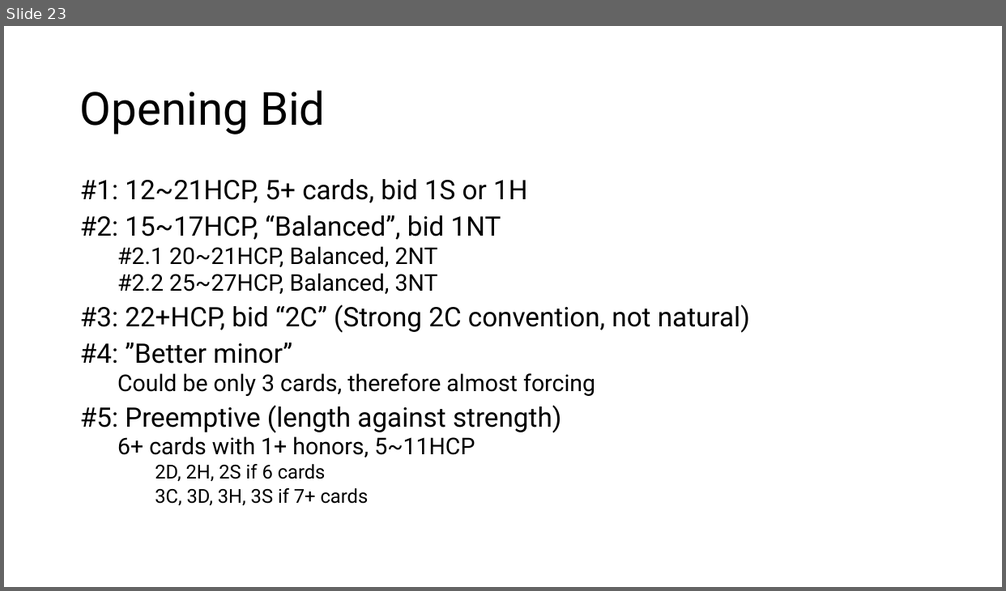
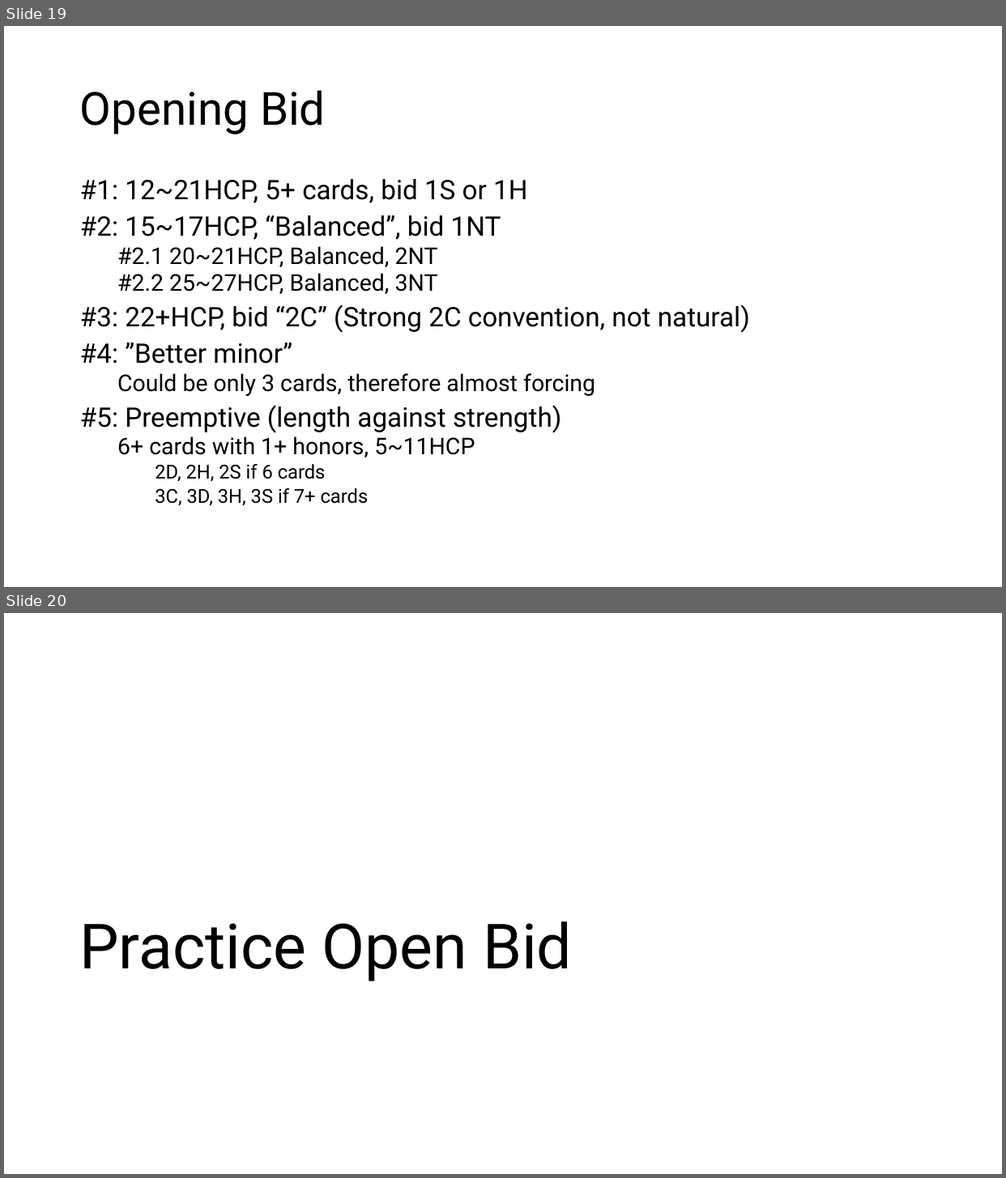
Before and after one commit to sywhub/bridge101, a slide deck: lectures.pptx. Shown one above the other, each under a label of ours: slide 23 before the commit, slides 19 and 20 after it. The pictures are 1006x591 and 1006x1178 pixels, drawn with LibreOffice and Linux fonts; fonts in the diff are those of the drawing; background and template pictures are left out. Boxes give left, top, right and bottom in pixels: in the first picture for what was removed or moved away, otherwise in the second. Text is boxed around its words. In the diff, an @@ line names an element or a change of style, - is before the commit and + after.

```diff
--- a/lectures.pptx
+++ b/lectures.pptx
@@ slide 20 added at box(4, 613, 1002, 1174), background #FFFFFF @@
@@ title added at box(79, 922, 572, 982), 60 pt, text #000000 @@
+Practice Open Bid
@@ what was slide 23 is now slide 19 @@
```
Also in this commit, not shown: 4 slides changed, 2 other slides added, 2 other files.
